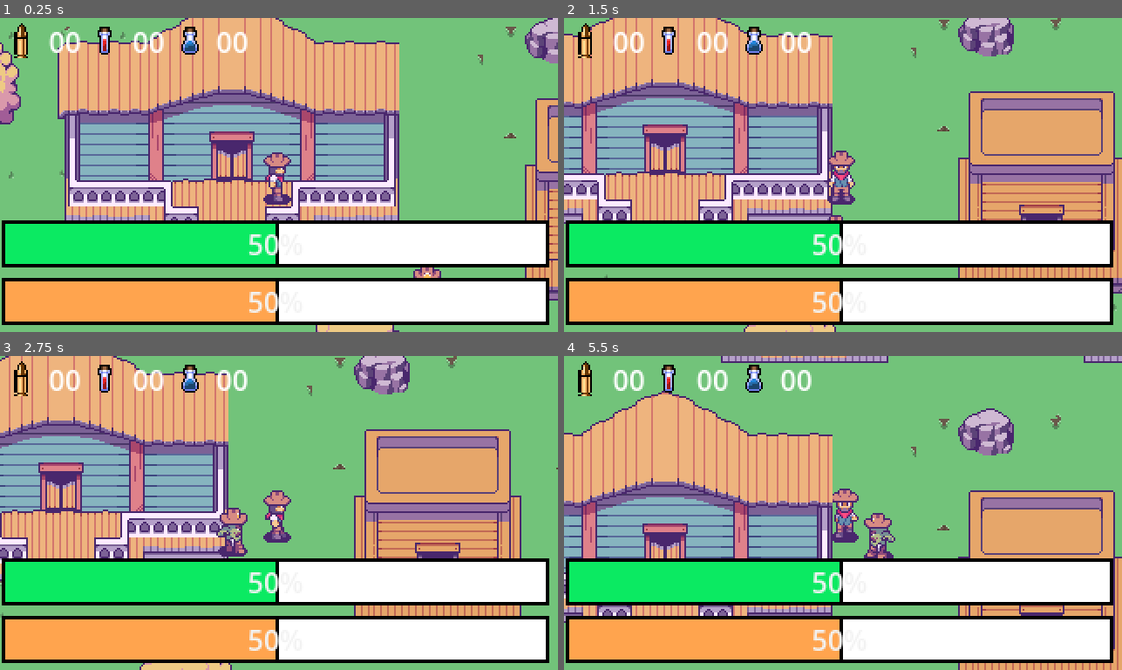
Above: before the commit, frames 1-4 (two rows, left to right).
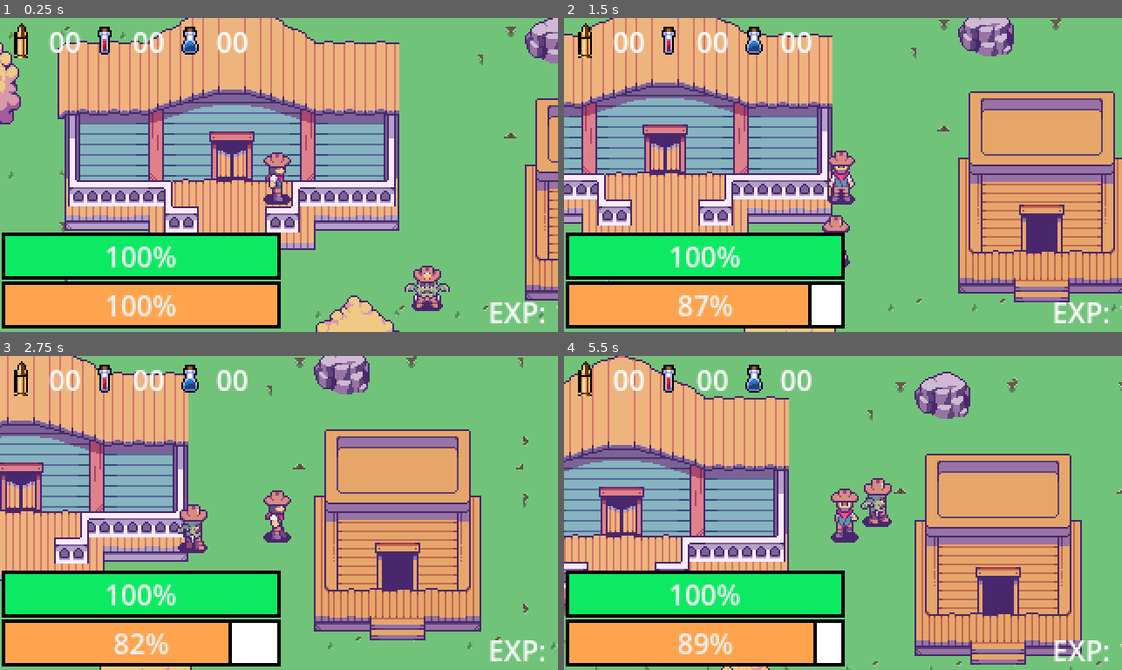
Above: after the commit, the same moments.

Repository: QNguyen25/RPG-2D
Game: Godot game, scene res://main.tscn
Same seed, same stepped clock (60 frames per second), same inputs: the game is played once before the commit and once after it.
Inputs (mouse positions are in pixels of both pictures, inside the frame that each line leads up to):
- Up to frame 1 (0.25 s): no input
- Up to frame 2 (1.5 s): tap Enter at 0.5 s; move the mouse to (965, 159) at 0.52 s; hold D (right) 0.53-1.28 s; hold Shift (sprint) 0.53-1.28 s; move the mouse to (731, 190) at 1.27 s; hold S (down) from 1.28 s (still down); click (731, 190) at 1.35 s
- Up to frame 3 (2.75 s): tap Shift (sprint) at 1.55 s; move the mouse to (334, 443) at 2.02 s; release S (down) at 2.03 s; hold D (right) from 2.03 s (still down); hold Shift (sprint) from 2.03 s (still down)
- Up to frame 4 (5.5 s): move the mouse to (815, 575) at 2.77 s; release D (right) at 2.78 s; release Shift (sprint) at 2.78 s; hold W (up) 2.78-3.53 s; tap Shift (sprint) at 2.85, 3.8, 4.35 s; move the mouse to (1010, 560) at 3.52 s; press the mouse at (1010, 560) at 3.53 s; hold A (left) 3.53-5.03 s; move the mouse to (675, 465) at 4.27 s; release the mouse at (675, 465) at 4.28 s; move the mouse to (870, 513) at 5.02 s; hold S (down) from 5.03 s (still down); hold Shift (sprint) from 5.03 s (still down)

The runs differ from the first frame. In frame 1, 22% of the frame differs, in the area x 0-100%, y 64-99%; in frame 2, 23%; in frame 3, 49%; in frame 4, 58%, in the area x 0-100%, y 0-100%.

Commit message:
stamina bar

Diff:
--- a/main.gd
+++ b/main.gd
@@ -1,20 +1,19 @@
 extends Node2D
 
-@onready var health_bar_value = $UI/Health/Value
-@onready var stamina_bar_value = $UI/Stamina/Value
+@onready var health_bar_value = %HealthBar
+@onready var stamina_bar_value = %StaminaBar
 @onready var player = $Player
 
 
 func _ready():
-	pass
-	#player.health_updated.connect(_on_player_health_updated)
-	#player.stamina_updated.connect(_on_player_stamina_updated)
+	player.health_updated.connect(_on_player_health_updated)
+	player.stamina_updated.connect(_on_player_stamina_updated)
 
 
-func _on_player_health_updated():
-	health_bar_value.size.x = 98 * player.health / player.max_health
+func _on_player_health_updated(health, max_health):
+	health_bar_value.value = 100 * player.health / player.max_health
 
 
-func _on_player_stamina_updated():
+func _on_player_stamina_updated(stamina, max_stamina):
 	print("changing the bar", player.stamina)
-	stamina_bar_value.size.x = 98 * player.stamina / player.max_stamina
+	stamina_bar_value.value = 100 * player.stamina / player.max_stamina
--- a/main.tscn
+++ b/main.tscn
@@ -5354,6 +5354,9 @@
 [sub_resource type="StyleBoxFlat" id="StyleBoxFlat_77h81"]
 bg_color = Color(0.6, 0.6, 0.6, 0)
 
+[sub_resource type="StyleBoxFlat" id="StyleBoxFlat_7e774"]
+bg_color = Color(0.25098, 0.25098, 0.25098, 0)
+
 [node name="Main" type="Node2D"]
 y_sort_enabled = true
 position = Vector2(-45, -41)
@@ -5390,8 +5393,8 @@
 anchor_bottom = 1.0
 offset_left = -2.0
 offset_top = -1.0
-offset_right = -2.0
-offset_bottom = -1.0
+offset_right = -156.0
+offset_bottom = 1.0
 grow_horizontal = 2
 grow_vertical = 2
 theme_override_constants/margin_left = 3
@@ -5401,11 +5404,11 @@
 
 [node name="VBox" type="VBoxContainer" parent="UI/UIMargin"]
 clip_contents = true
-custom_minimum_size = Vector2(100, 20)
+custom_minimum_size = Vector2(160, 23)
 layout_mode = 2
 size_flags_vertical = 8
 size_flags_stretch_ratio = 0.0
-theme_override_constants/separation = 6
+theme_override_constants/separation = 1
 
 [node name="HealthBar" type="ProgressBar" parent="UI/UIMargin/VBox"]
 unique_name_in_owner = true
@@ -5414,7 +5417,7 @@
 layout_mode = 2
 theme_override_styles/background = SubResource("StyleBoxFlat_vdgiv")
 theme_override_styles/fill = SubResource("StyleBoxFlat_md7vf")
-value = 50.0
+value = 100.0
 
 [node name="StaminaBar" type="ProgressBar" parent="UI/UIMargin/VBox"]
 unique_name_in_owner = true
@@ -5423,7 +5426,7 @@
 layout_mode = 2
 theme_override_styles/background = SubResource("StyleBoxFlat_vdgiv")
 theme_override_styles/fill = SubResource("StyleBoxFlat_jqque")
-value = 50.0
+value = 100.0
 
 [node name="Panel" type="Panel" parent="UI/UIMargin"]
 custom_minimum_size = Vector2(160, 23)
@@ -5486,5 +5489,51 @@
 layout_mode = 2
 text = "00"
 
-[connection signal="health_updated" from="Player" to="." method="_on_player_health_updated"]
-[connection signal="stamina_updated" from="Player" to="." method="_on_player_stamina_updated"]
+[node name="Panel3" type="Label" parent="UI"]
+anchors_preset = 3
+anchor_left = 1.0
+anchor_top = 1.0
+anchor_right = 1.0
+anchor_bottom = 1.0
+offset_left = -40.0
+offset_top = -23.0
+offset_right = 28.0
+offset_bottom = 26.0
+grow_horizontal = 0
+grow_vertical = 0
+size_flags_horizontal = 8
+size_flags_vertical = 8
+theme_override_styles/normal = SubResource("StyleBoxFlat_7e774")
+horizontal_alignment = 1
+
+[node name="VBoxContainer" type="VBoxContainer" parent="UI/Panel3"]
+layout_mode = 0
+offset_right = 40.0
+offset_bottom = 40.0
+
+[node name="HBoxContainer" type="HBoxContainer" parent="UI/Panel3/VBoxContainer"]
+layout_mode = 2
+
+[node name="XP_Label" type="Label" parent="UI/Panel3/VBoxContainer/HBoxContainer"]
+layout_mode = 2
+text = "EXP:"
+vertical_alignment = 1
+
+[node name="XP_Value" type="Label" parent="UI/Panel3/VBoxContainer/HBoxContainer"]
+layout_mode = 2
+text = "100
+"
+horizontal_alignment = 2
+vertical_alignment = 1
+
+[node name="HBoxContainer2" type="HBoxContainer" parent="UI/Panel3/VBoxContainer"]
+layout_mode = 2
+
+[node name="Lvl_Label" type="Label" parent="UI/Panel3/VBoxContainer/HBoxContainer2"]
+layout_mode = 2
+text = "Lvl:"
+
+[node name="Lvl_Value" type="Label" parent="UI/Panel3/VBoxContainer/HBoxContainer2"]
+layout_mode = 2
+text = "100
+"
--- a/player.gd
+++ b/player.gd
@@ -6,14 +6,14 @@
 
 var stamina = 100
 var max_stamina = 100
-var regen_stamina = 10
+var regen_stamina = 25
 
 signal health_updated
 signal stamina_updated
 
 @export var speed = 50.0
 @export var recoil = -5.0
-@export var stamina_decrease = 5
+@export var stamina_decrease = 0.8
 @onready var animation_sprite = $AnimatedSprite2D
 var new_direction: Vector2 = Vector2.ZERO
 var animation
@@ -22,12 +22,12 @@
 
 
 func _process(delta):
-	var updated_health = min(health + regen_health, max_health)
+	var updated_health = min(health + regen_health * delta, 100, max_health)
 	if updated_health != health:
 		health = updated_health
 		health_updated.emit(health, max_health)
 
-	var updated_stamina = min(stamina + regen_stamina * delta, max_stamina)
+	var updated_stamina = min(stamina + regen_stamina * delta, 100, max_stamina)
 	if updated_stamina != stamina:
 		stamina= updated_stamina
 		stamina_updated.emit(stamina, max_stamina)
@@ -42,7 +42,7 @@
 	if abs(direction.x) == 1 and abs(direction.y) == 1:
 		direction = direction.normalized()
 
-	if Input.is_action_pressed("sprint"):
+	if Input.is_action_pressed("sprint") && stamina >= 0:
 		if stamina >= 0:
 			speed = 100
 		animation_sprite.speed_scale = 2
Not shown: 1 places in main.tscn that only renumber resources
